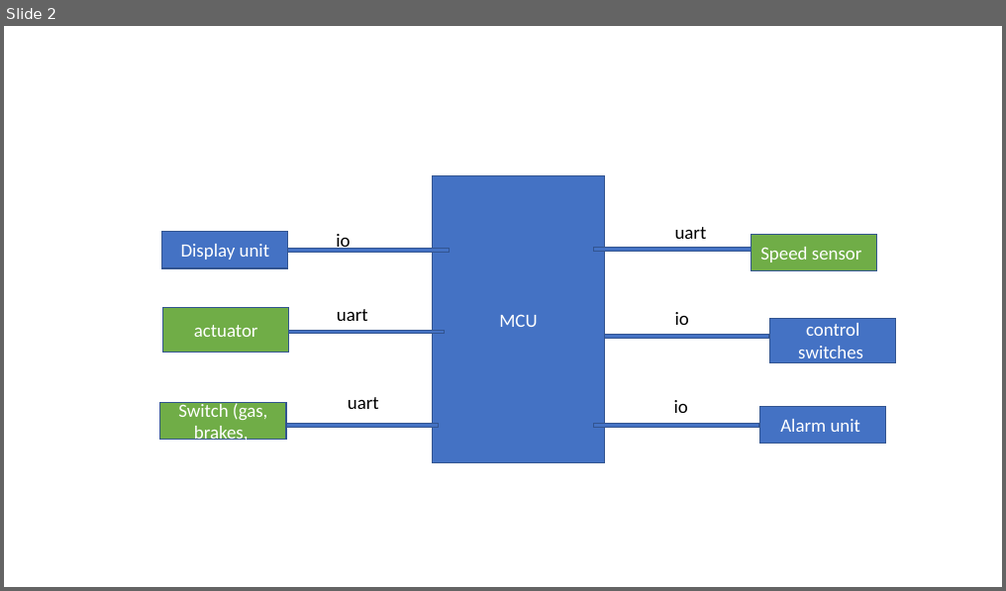
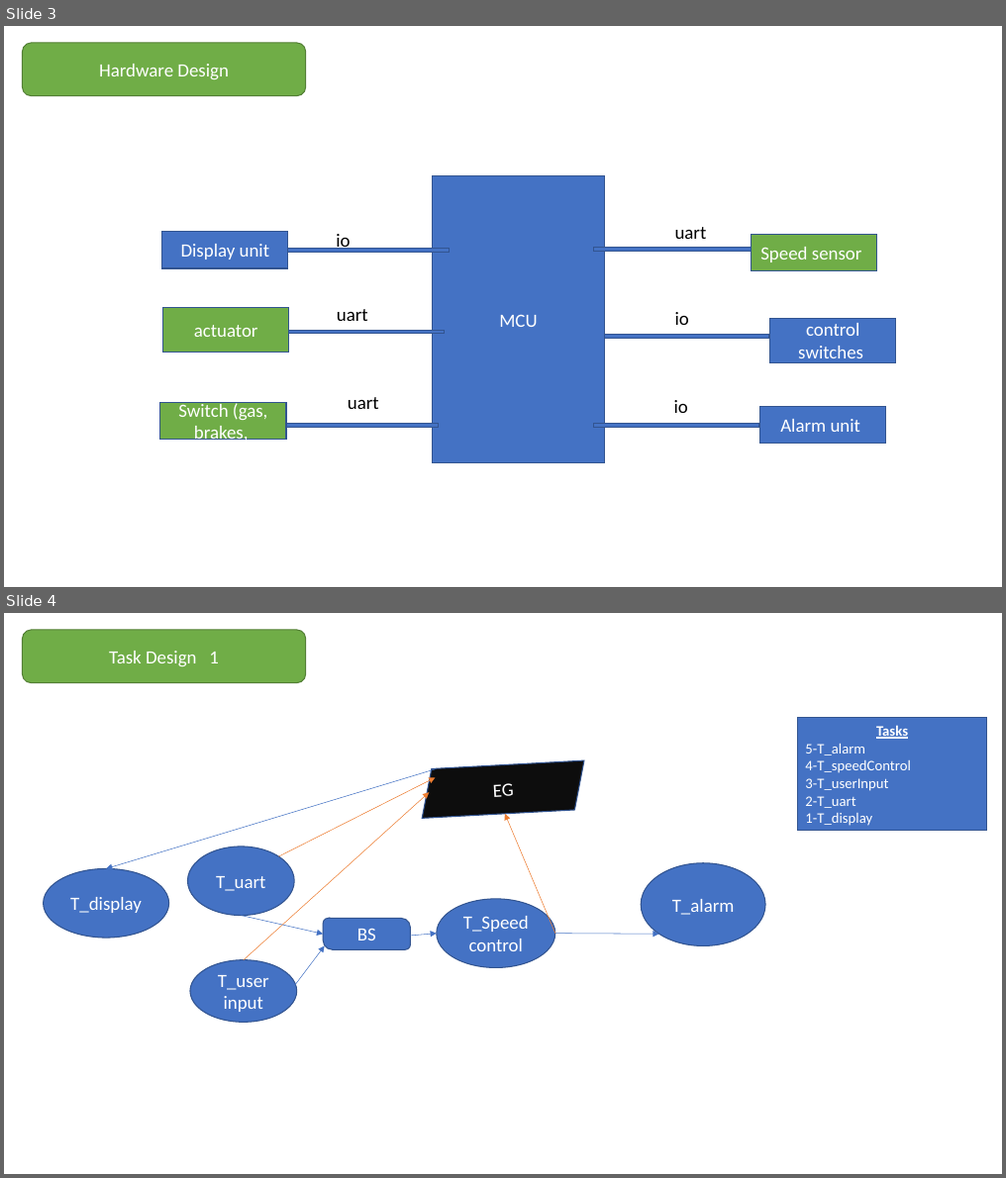
Before and after one commit to Mostafa-Farghly/Speed-Limiter-and-Cruise-Control, a slide deck: DesignDocuments/Design.pptx. Shown one above the other, each under a label of ours: slide 2 before the commit, slides 3 and 4 after it. The pictures are 1006x591 and 1006x1178 pixels, drawn with LibreOffice and Linux fonts; fonts in the diff are those of the drawing. Boxes give left, top, right and bottom in pixels: in the first picture for what was removed or moved away, otherwise in the second. Text is boxed around its words. In the diff, an @@ line names an element or a change of style, - is before the commit and + after.

Commit message:
Complete design documents

```diff
--- a/DesignDocuments/Design.pptx
+++ b/DesignDocuments/Design.pptx
@@ slide 4 added at (x1=4, y1=613, x2=1002, y2=1174), background #FFFFFF @@
@@ rounded rectangle added at (x1=22, y1=630, x2=306, y2=682), fill #70AD47, outline #538035 1 pt, 18 pt, text #FFFFFF @@
+Task Design 1
@@ rectangle added at (x1=798, y1=718, x2=987, y2=830), fill #4472C4, outline #325491 1 pt, 14 pt, text #FFFFFF @@
+Tasks
+5-T_alarm
+4-T_speedControl
+3-T_userInput
+2-T_uart
+1-T_display
@@ group added at (x1=43, y1=761, x2=766, y2=1023): 8 arrows, 5 ellipses, 1 round diag rect, 1 parallelogram @@
+T_display
+T_alarm
+T_Speed control
+T_user input
+T_uart
+BS
+EG
@@ what was slide 2 is now slide 3 @@
@@ slide 3 changed as well @@
@@ rounded rectangle added at (x1=22, y1=43, x2=306, y2=95), fill #70AD47, outline #538035 1 pt, 18 pt, text #FFFFFF @@
+Hardware Design
```
Also in this commit, not shown: 2 other slides changed, 1 other slide added, 1 other file.
